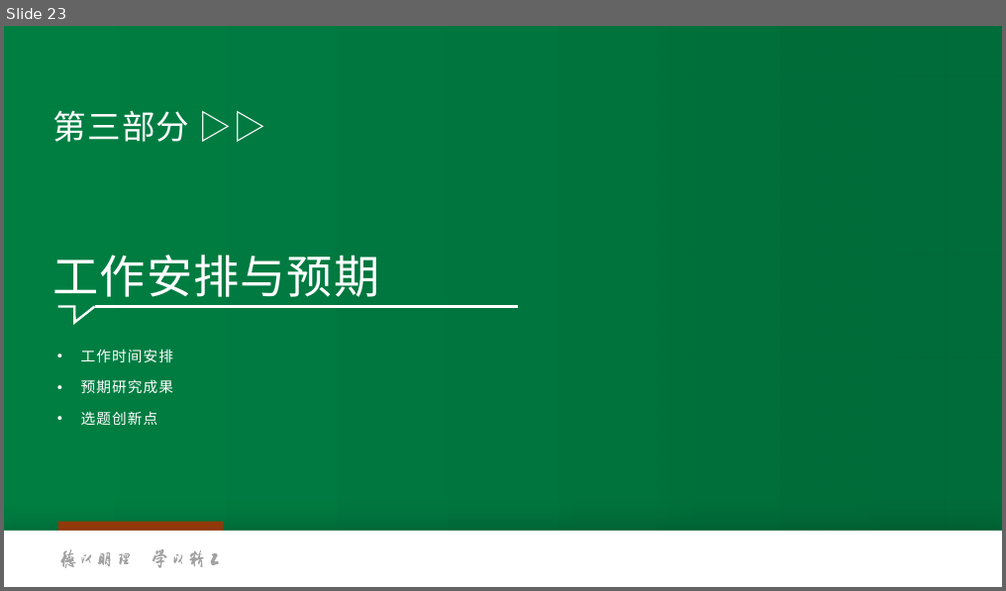
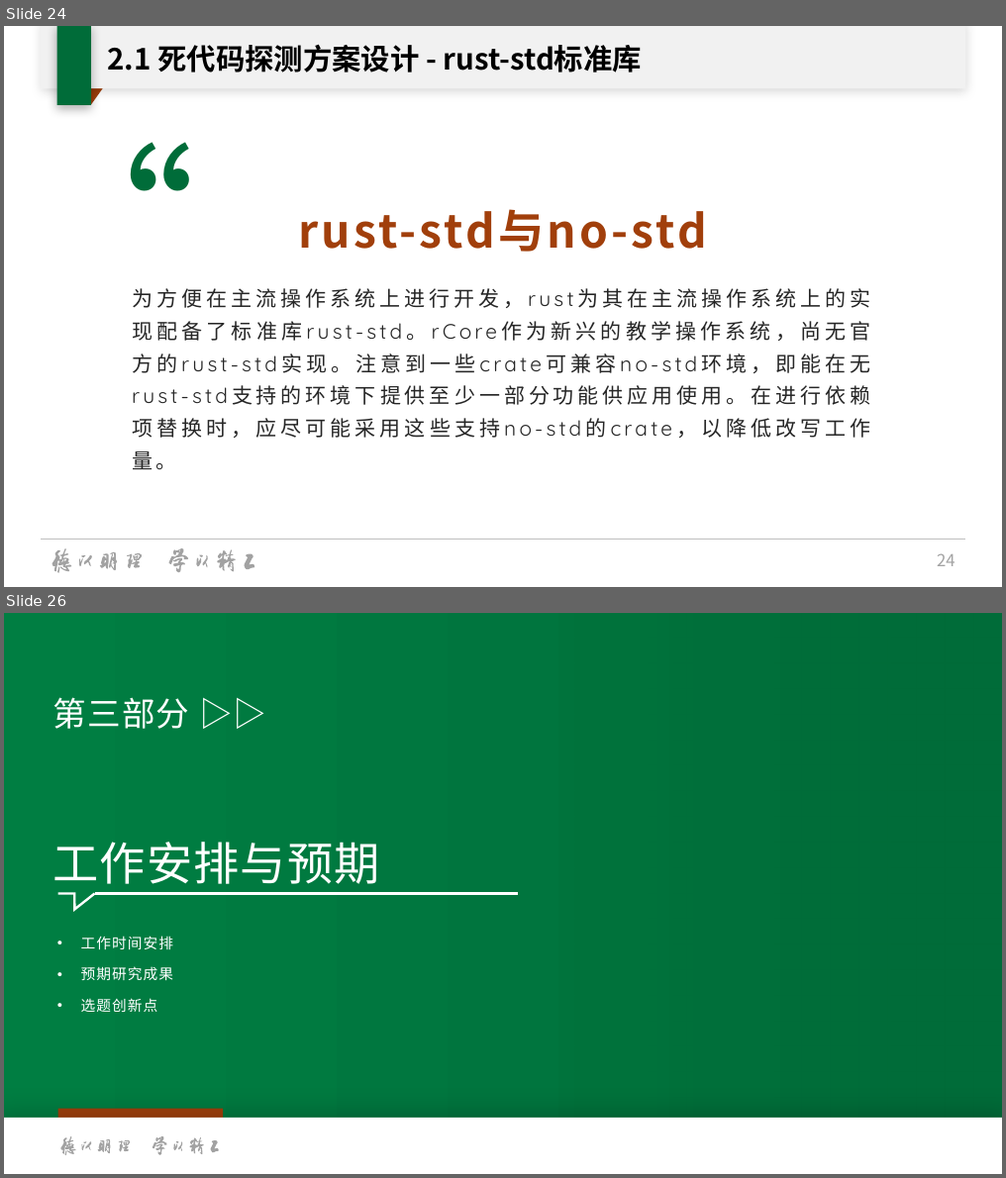
Before and after one commit to oscourse-tsinghua/openingreport-fze2023, a slide deck: slide.pptx. Shown one above the other, each under a label of ours: slide 23 before the commit, slides 24 and 26 after it; the slides between them are not shown. The pictures are 1006x591 and 1006x1178 pixels, drawn with LibreOffice and Linux fonts; fonts in the diff are those of the drawing; background and template pictures are left out. Boxes give left, top, right and bottom in pixels: in the first picture for what was removed or moved away, otherwise in the second. Text is boxed around its words. In the diff, an @@ line names an element or a change of style, - is before the commit and + after.

```diff
--- a/slide.pptx
+++ b/slide.pptx
@@ slide 24 added at <box>4,26,1002,587</box>, background #FFFFFF @@
@@ rectangle added at <box>40,26,965,89</box>, fill #FFFFFF @@
@@ rectangle added at <box>40,26,965,88</box>, fill #A2A2A2 at 15% opacity @@
@@ rectangle added at <box>57,26,91,105</box>, fill #006C39 @@
@@ title added at <box>108,44,642,73</box>, 28 pt, text #000000, bold @@
+2.1 死代码探测方案设计 - rust-std标准库
@@ parallelogram added at <box>57,66,119,105</box>, fill #A13F0B @@
@@ text added at <box>24,116,227,325</box>, 166 pt, text #006C39 @@
+“
@@ rectangle added at <box>89,132,918,488</box>, outline #006C39 2.5 pt @@
@@ text added at <box>299,209,708,252</box>, 44 pt, text #A13F0B, bold @@
+rust-std与no-std
@@ text added at <box>132,288,871,438</box>, 20 pt, text #262626 @@
+为方便在主流操作系统上进行开发，rust为其在主流操作系统上的实现配备了标准库rust-std。rCore作为新兴的教学操作系统，尚无官方的rust-std实现。注意到一些crate可兼容no-std环境，即能在无rust-std支持的环境下提供至少一部分功能供应用使用。在进行依赖项替换时，应尽可能采用这些支持no-std的crate，以降低改写工作量。
@@ line added from (40, 539) to (966, 539), #BFBFBF 0.5 pt @@
@@ group added at <box>52,549,255,573</box>: 16 freeform shapes @@
@@ page number added at <box>937,554,955,567</box>, 16 pt, text #A2A2A2 @@
+24
@@ what was slide 23 is now slide 26 @@
```
Also in this commit, not shown: 5 slides changed, 5 other slides added.
